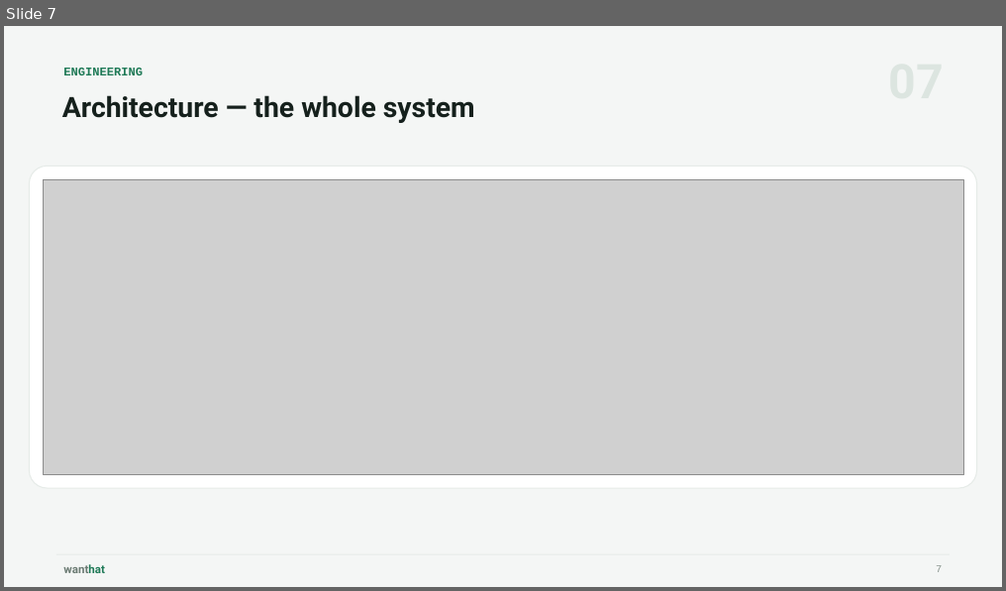
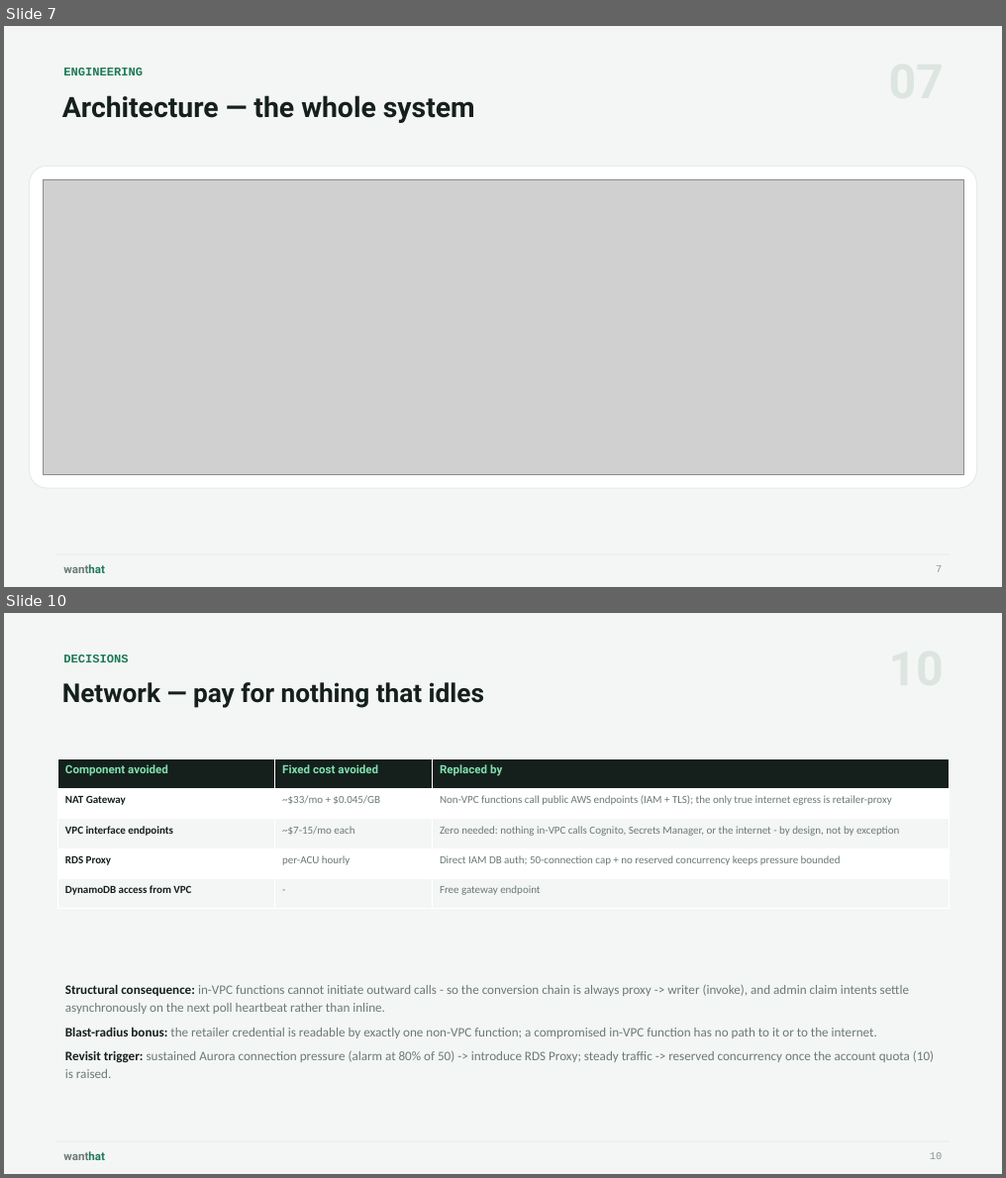
Before and after one commit to wanthat-app/monorepo, a slide deck: slides/wanthat-presentation.pptx. Shown one above the other, each under a label of ours: slide 7 before the commit, slides 7 and 10 after it; the slides between them are not shown. The pictures are 1006x591 and 1006x1178 pixels, drawn with LibreOffice and Linux fonts; fonts in the diff are those of the drawing; grey boxes stand for pictures. Boxes give left, top, right and bottom in pixels: in the first picture for what was removed or moved away, otherwise in the second. Text is boxed around its words. In the diff, an @@ line names an element or a change of style, - is before the commit and + after.

```diff
--- a/slides/wanthat-presentation.pptx
+++ b/slides/wanthat-presentation.pptx
@@ slide 10 added at (4, 613, 1002, 1174), background #F4F6F5 @@
@@ text added at (63, 655, 128, 663), 11.5 pt, text #1F7A57, bold @@
+DECISIONS
@@ text added at (62, 682, 484, 708), 25 pt, text #15201C, bold @@
+Network — pay for nothing that idles
@@ table added at (57, 759, 948, 909), 5 rows, 3 columns @@
+Component avoided | Fixed cost avoided | Replaced by
+NAT Gateway | ~$33/mo + $0.045/GB | Non-VPC functions call public AWS endpoints (IAM + TLS); the only true internet egress is retailer-proxy
+VPC interface endpoints | ~$7-15/mo each | Zero needed: nothing in-VPC calls Cognito, Secrets Manager, or the internet - by design, not by exception
+RDS Proxy | per-ACU hourly | Direct IAM DB auth; 50-connection cap + no reserved concurrency keeps pressure bounded
+DynamoDB access from VPC | - | Free gateway endpoint
@@ text added at (65, 984, 934, 1078), 12.5 pt, text #6B7B73 @@
+Structural consequence: in-VPC functions cannot initiate outward calls - so the conversion chain is always proxy -> writer (invoke), and admin claim intents settle asynchronously on the next poll heartbeat rather than inline.
+Blast-radius bonus: the retailer credential is readable by exactly one non-VPC function; a compromised in-VPC function has no path to it or to the internet.
+Revisit trigger: sustained Aurora connection pressure (alarm at 80% of 50) -> introduce RDS Proxy; steady traffic -> reserved concurrency once the account quota (10) is raised.
@@ rectangle added at (56, 1142, 949, 1143), fill #E6EBE8 @@
@@ text added at (63, 1152, 105, 1160), 11 pt, text #6B7B73, bold @@
+wanthat
@@ text added at (930, 1153, 943, 1159), 10 pt, text #8A968F @@
+10
```
Also in this commit, not shown: 1 slide changed, 6 other slides added, 7 slides removed.
